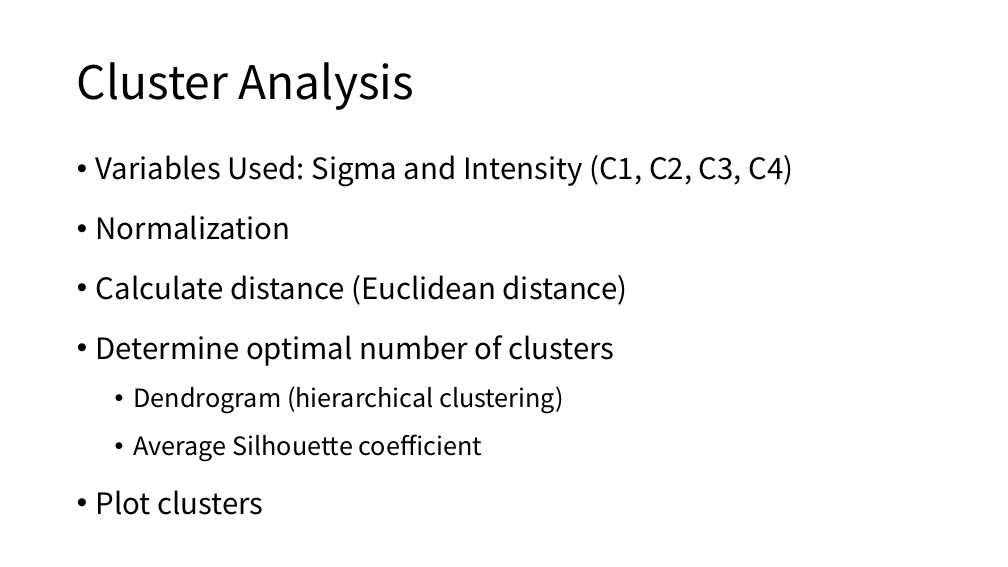
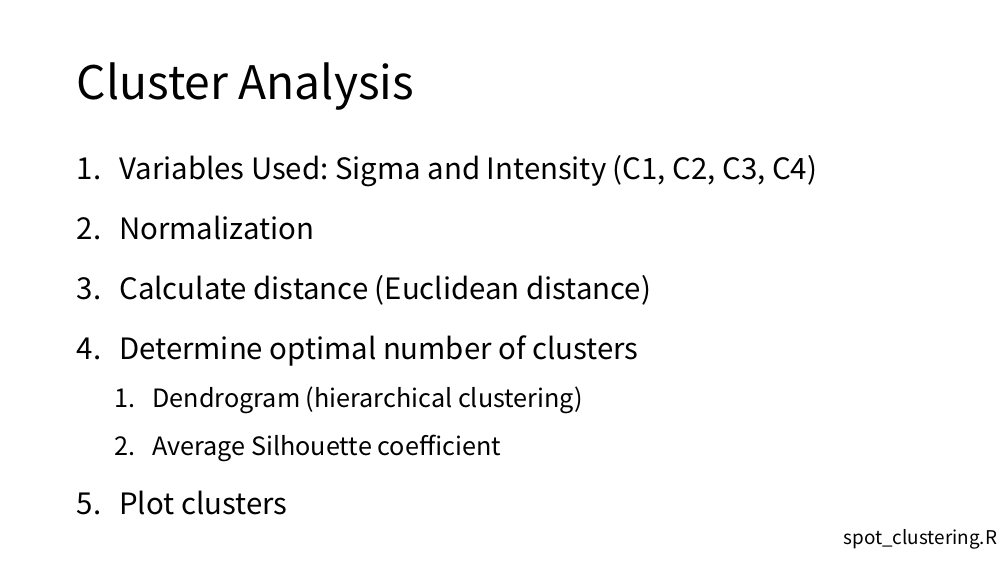
Before and after one commit to HeesooSong/UNIST_internship, a slide deck: slide 5 of Progress Update/20221108_Progress Update.pptx (slide 4 before the commit). Drawn at 1008x567 pixels with LibreOffice and Linux fonts; fonts in the diff are those of the drawing. Boxes give left, top, right and bottom in pixels: in the first picture for what was removed or moved away, otherwise in the second. Text is boxed around its words. In the diff, an @@ line names an element or a change of style, - is before the commit and + after.

```diff
--- a/Progress Update/20221108_Progress Update.pptx
+++ b/Progress Update/20221108_Progress Update.pptx
@@ text "Variables Used: Sigma and Intensity ..." at [119,155,817,515]: bullet • to 1. @@
@@ text added at [844,529,998,549], 18 pt, text #000000 @@
+spot_clustering.R
```
Also in this commit, not shown: 3 other slides changed, 14 slides added, 2 slides removed, 15 other files.
